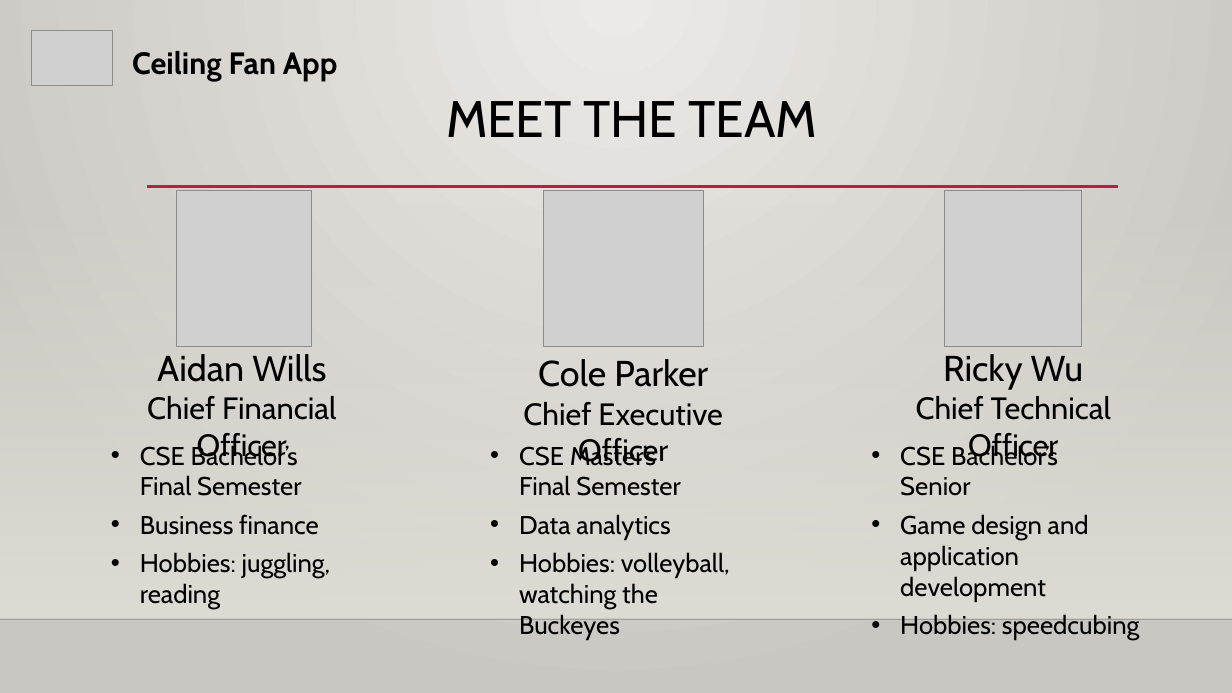
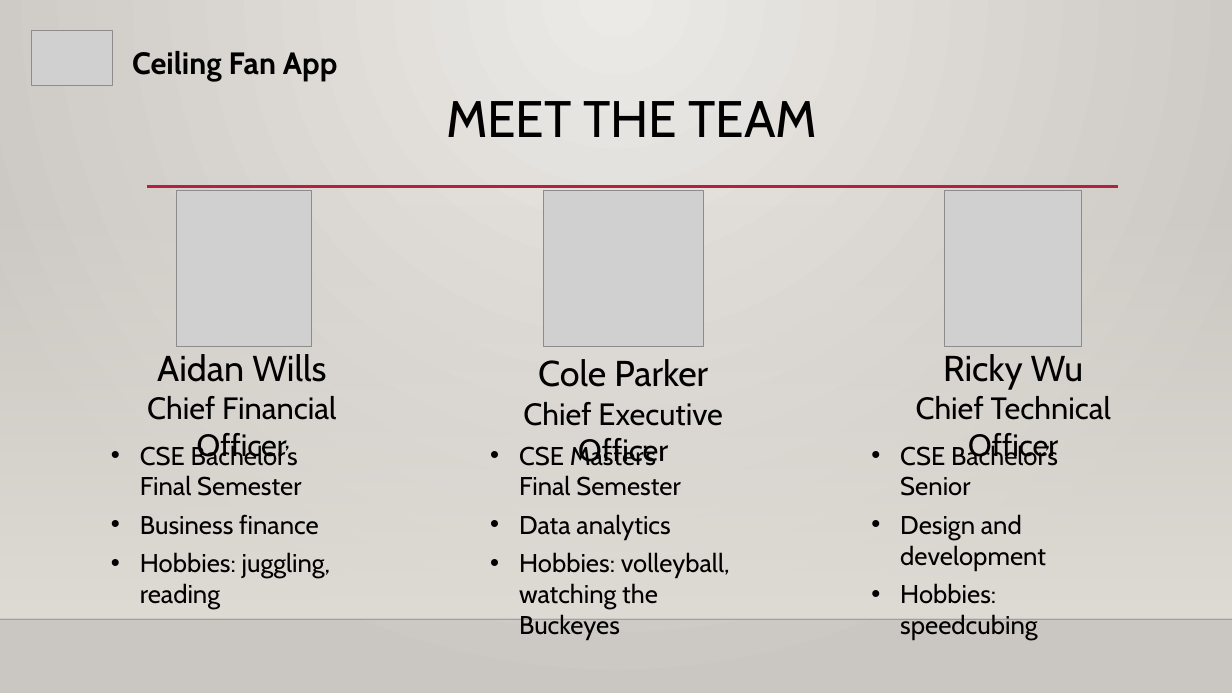
Before and after one commit to parker-1331/cse5234_project, a slide deck: slide 2 of final_presentation/CSE5234_Presentation_Team1.pptx. Drawn at 1232x693 pixels with LibreOffice and Linux fonts; fonts in the diff are those of the drawing; grey boxes stand for pictures; background and template pictures are left out. Boxes give left, top, right and bottom in pixels: in the first picture for what was removed or moved away, otherwise in the second. Text is boxed around its words. In the diff, an @@ line names an element or a change of style, - is before the commit and + after.

Commit message:
Slight presentation changes

```diff
--- a/final_presentation/CSE5234_Presentation_Team1.pptx
+++ b/final_presentation/CSE5234_Presentation_Team1.pptx
@@ text at (900,514,1046,570): text changed @@
-• Game design and
-  application development
+• Design and
+  development
```
